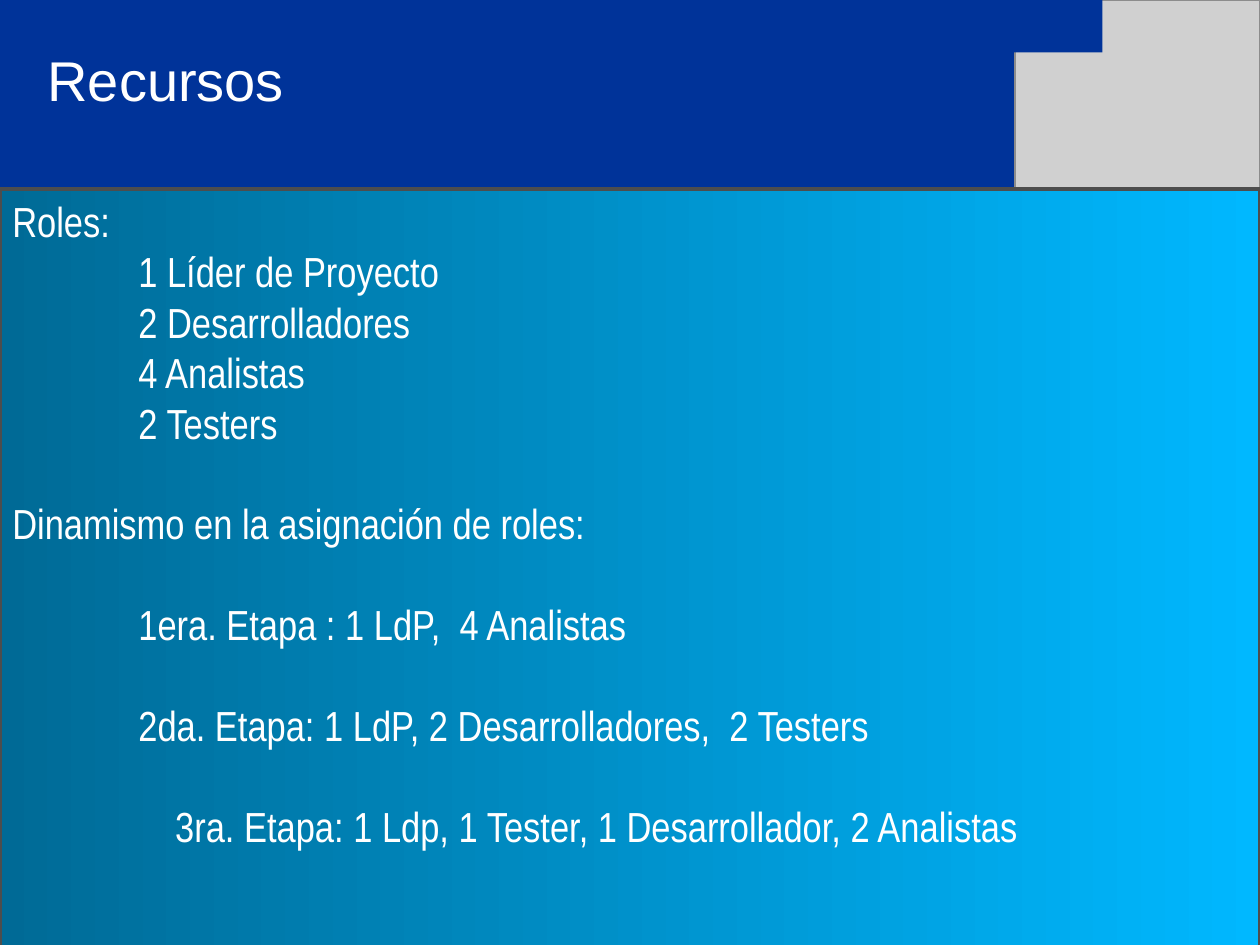
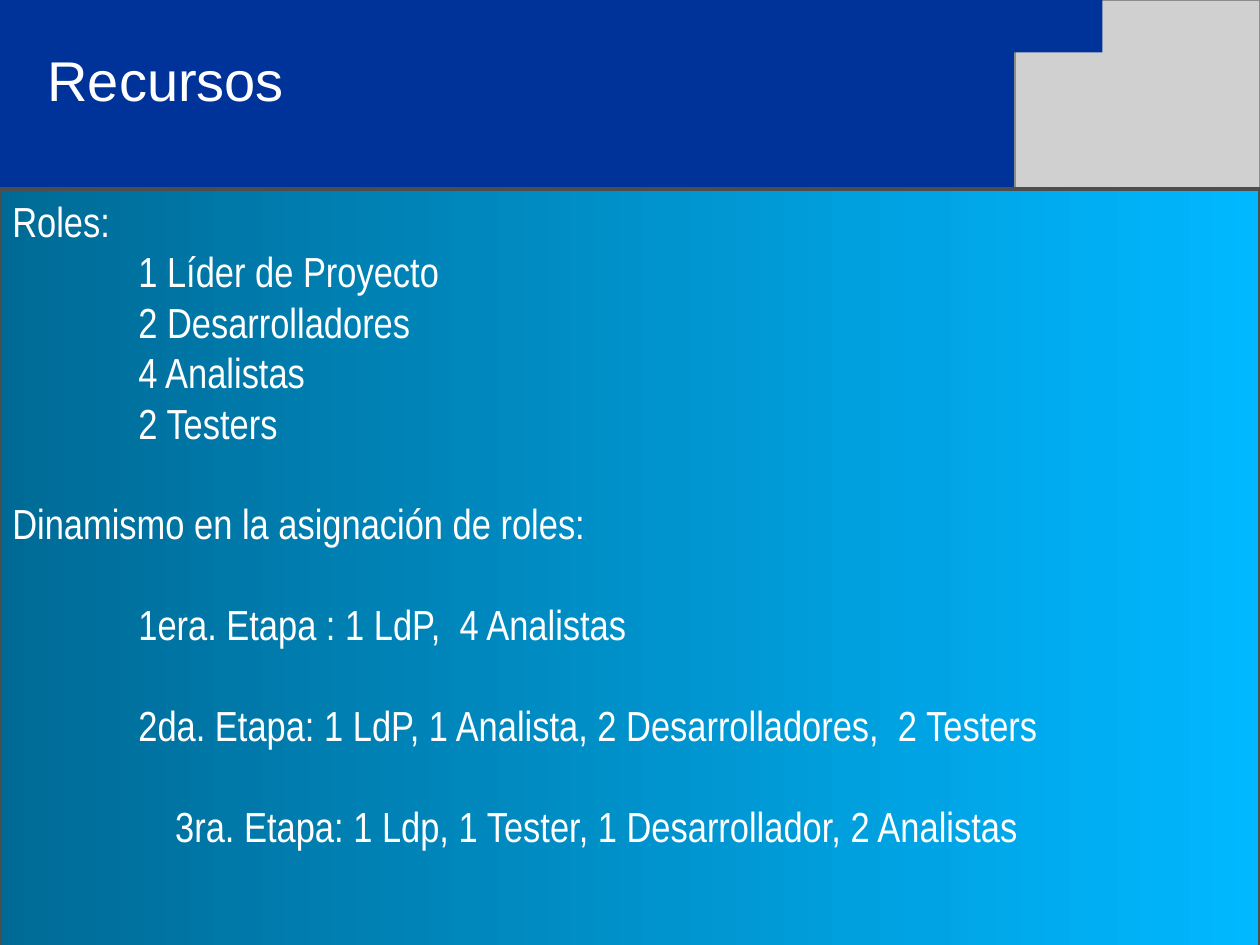
Before and after one commit to eallegretta/bagge, a slide deck: slide 1 of Documentation/06 Implementación y soporte/Entrega final/SETI_Presentación Final (PB - FE).ppt. Drawn at 1260x945 pixels with LibreOffice and Linux fonts; fonts in the diff are those of the drawing; grey boxes stand for pictures. Boxes give left, top, right and bottom in pixels: in the first picture for what was removed or moved away, otherwise in the second. Text is boxed around its words. In the diff, an @@ line names an element or a change of style, - is before the commit and + after.

```diff
--- a/Documentation/06 Implementación y soporte/Entrega final/SETI_Presentación Final (PB - FE).ppt
+++ b/Documentation/06 Implementación y soporte/Entrega final/SETI_Presentación Final (PB - FE).ppt
@@ text in rectangle at [138, 710, 1037, 750]: text changed @@
-2da. Etapa: 1 LdP, 2 Desarrolladores, 2 Testers
+2da. Etapa: 1 LdP, 1 Analista, 2 Desarrolladores, 2 Testers
```
Also in this commit, not shown: 1 other slide changed, 3 slides added.
